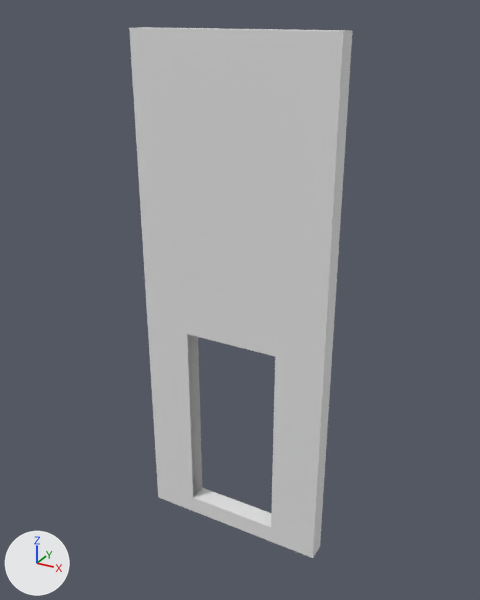
Before and after pictures for a commit that changed the Blender file Church/door.blend.
Rendered twice from a camera (50 mm lens) standing at (3.92, -5.1, 5.16) and looking at (1.09, 0.05, 2.59). Lighting does not change. The marker at lower left points along +X, +Y and +Z. The same objects are shown in both versions, whatever each file hides.

Names of what the first picture shows: 'Door 2x3x0.2'.
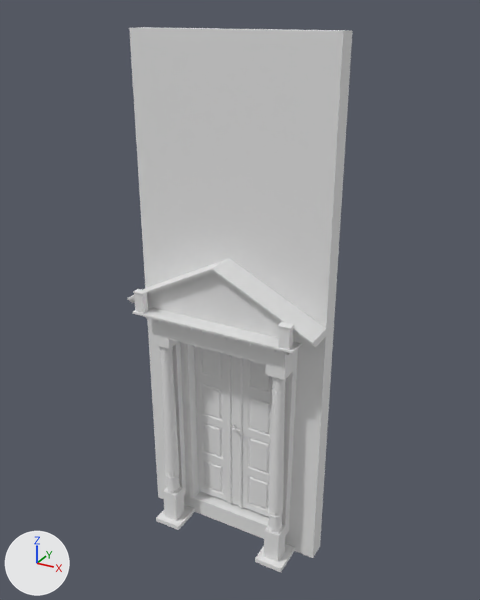
Changed parts and their boxes [x1, y1, x2, y2] in the pictures (480 x 600 px):
'Door 2x3x0.2', reshaped
    before: [129, 27, 353, 558]
    after: [127, 27, 353, 572]
part 1 of me_door_2x3x0_2, added
    after: [134, 293, 148, 314]
part 2 of me_door_2x3x0_2, added
    after: [279, 327, 293, 350]
part 3 of me_door_2x3x0_2, added
    after: [133, 289, 148, 295]
part 4 of me_door_2x3x0_2, added
    after: [278, 322, 294, 330]
part 5 of me_door_2x3x0_2, added
    after: [255, 544, 295, 572]
part 6 of me_door_2x3x0_2, added
    after: [264, 525, 285, 562]
part 7 of me_door_2x3x0_2, added
    after: [156, 504, 195, 530]
part 8 of me_door_2x3x0_2, added
    after: [163, 486, 185, 521]
part 9 of me_door_2x3x0_2, added
    after: [127, 258, 326, 535]

Diff of the bpy script that builds the scene:
```diff
--- a/Church/door.blend.py
+++ b/Church/door.blend.py
@@ me_door_2x3x0_2 @@
 # used by ob_door_2x3x0_2; location = (0.0, 0.0, 0.0); rotation_euler = (1.571, 0.0, 6.283), in degrees (90, 0, 360)
-me_door_2x3x0_2.from_pydata(...)  # 56 vertices, 53 faces; spans x 0.0..2.0, y -0.2..5.0, z -0.2..0.0
+me_door_2x3x0_2.from_pydata(...)  # 3662 vertices, 3335 faces; spans x 0.0..2.0, y -0.2..5.0, z -0.23..0.41
+# me_door_2x3x0_2 part 1: a new loose piece, a box spanning x 0.164..0.265, y 2.432..2.639, z 0.324..0.394
+# me_door_2x3x0_2 part 2: a new loose piece, a box spanning x 1.717..1.817, y 2.432..2.639, z 0.324..0.394
+# me_door_2x3x0_2 part 3: a new loose piece, a box spanning x 0.154..0.275, y 2.639..2.651, z 0.317..0.401
+# me_door_2x3x0_2 part 4: a new loose piece, a box spanning x 1.707..1.827, y 2.639..2.651, z 0.317..0.401
+# me_door_2x3x0_2 part 5: a new loose piece, a box spanning x 1.484..1.787, y -0.2..-0.15, z -0.018..0.342
+# me_door_2x3x0_2 part 6: a new loose piece, a box spanning x 1.55..1.72, y -0.16..0.2, z 0.11..0.27
+# me_door_2x3x0_2 part 7: a new loose piece, a box spanning x 0.213..0.516, y -0.2..-0.15, z -0.018..0.342
+# me_door_2x3x0_2 part 8: a new loose piece, a box spanning x 0.28..0.45, y -0.16..0.2, z 0.11..0.27
+# me_door_2x3x0_2 part 9: 3542 vertices added at x 0.01..2.0, y 0.0..3.02, z -0.23..0.41
```
